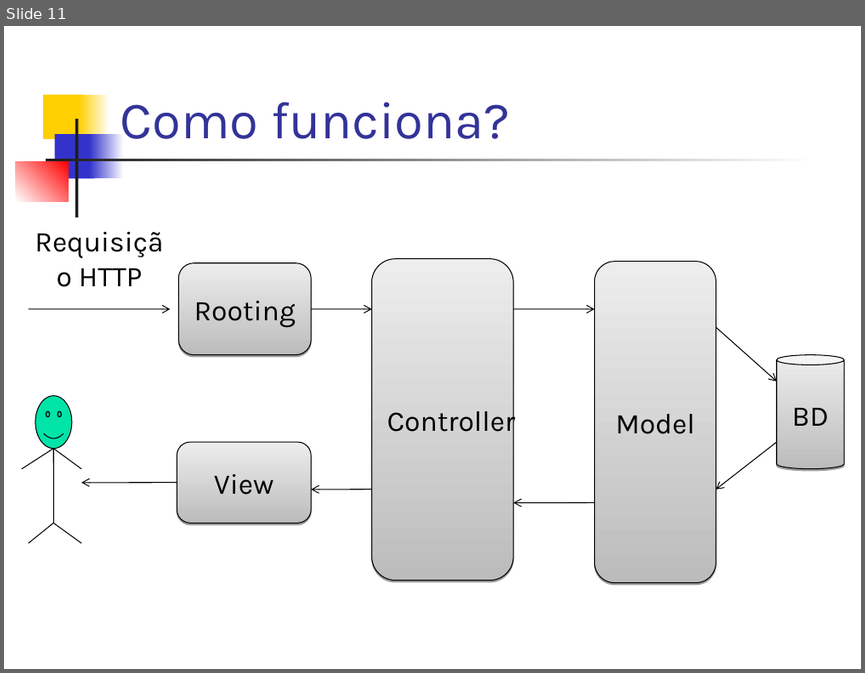
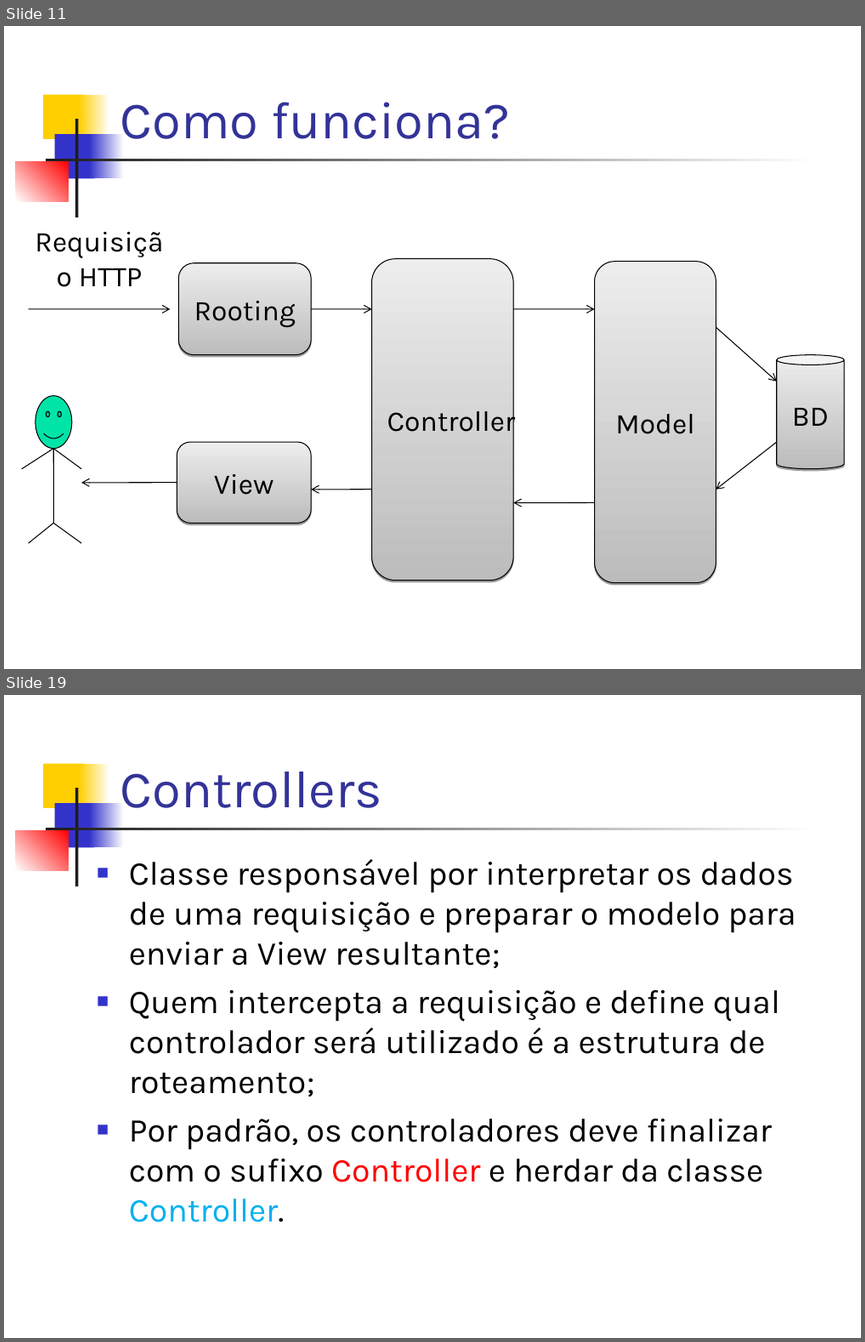
Before and after one commit to dssika/mini-curso-asp-net-mvc3, a slide deck: Slide/Mini Curso.ppt. Shown one above the other, each under a label of ours: slide 11 before the commit, slides 11 and 19 after it; the slides between them are not shown. The pictures are 865x673 and 865x1342 pixels, drawn with LibreOffice and Linux fonts; fonts in the diff are those of the drawing. Boxes give left, top, right and bottom in pixels: in the first picture for what was removed or moved away, otherwise in the second. Text is boxed around its words. In the diff, an @@ line names an element or a change of style, - is before the commit and + after.

```diff
--- a/Slide/Mini Curso.ppt
+++ b/Slide/Mini Curso.ppt
@@ slide 19 added at (x1=4, y1=695, x2=861, y2=1338), background #FFFFFF; not listed: 7 template elements that a slide beside it also shows @@
@@ title added at (x1=120, y1=771, x2=382, y2=808), 44 pt, text #333399 @@
+Controllers
@@ text added at (x1=129, y1=859, x2=796, y2=1222), 28 pt, text #000000 @@
+■ Classe responsável por interpretar os dados de uma requisição e preparar o modelo para enviar a View resultante;
+■ Quem intercepta a requisição e define qual controlador será utilizado é a estrutura de roteamento;
+■ Por padrão, os controladores deve finalizar com o sufixo Controller e herdar da classe Controller.
```
Also in this commit, not shown: 8 slides changed, 14 other slides added.
